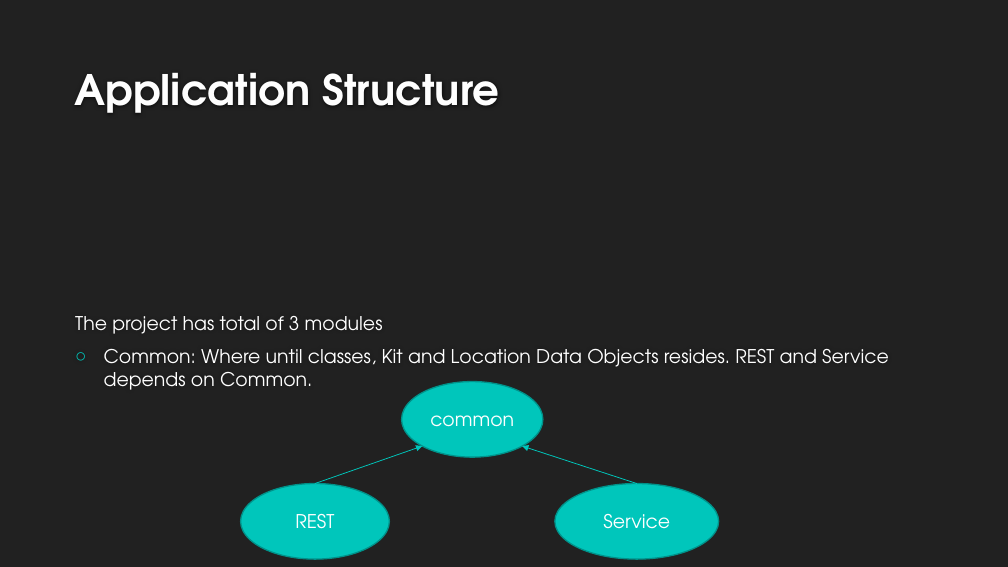
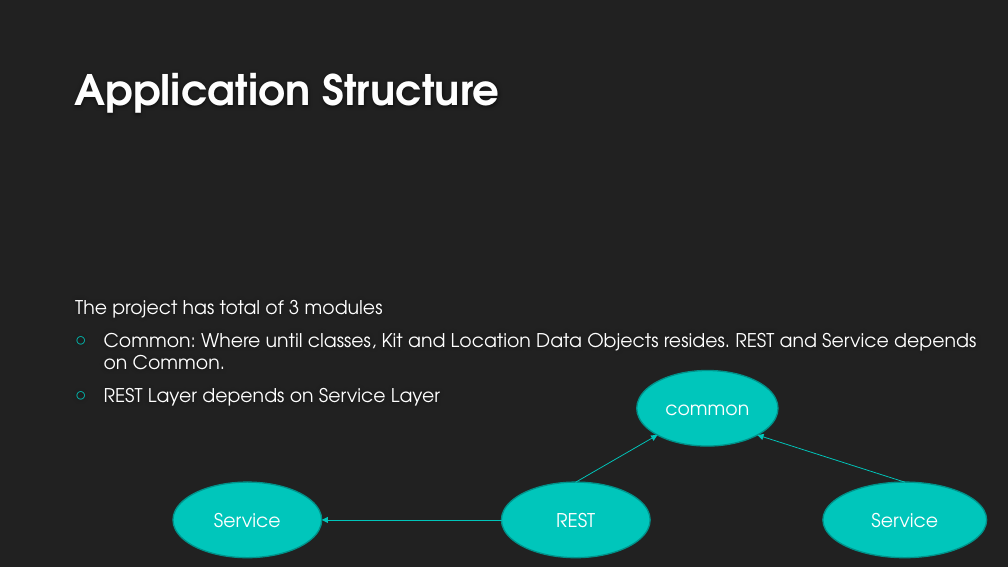
Before and after one commit to jawadkakar/Tenable, a slide deck: slide 4 of DesignDoc.pptx. Drawn at 1008x567 pixels with LibreOffice and Linux fonts; fonts in the diff are those of the drawing; background and template pictures are left out. Boxes give left, top, right and bottom in pixels: in the first picture for what was removed or moved away, otherwise in the second. Text is boxed around its words. In the diff, an @@ line names an element or a change of style, - is before the commit and + after.

Commit message:
added more detail.

```diff
--- a/DesignDoc.pptx
+++ b/DesignDoc.pptx
@@ text at <box>104,388,440,406</box>: paragraph added @@
+○ REST Layer depends on Service Layer
@@ ellipse "common": place and size @@
-ellipse "common" at <box>402,382,543,457</box>
+ellipse "common" at <box>637,371,778,446</box>
@@ arrow moved from (315, 484) - (423, 446) to (576, 482) - (658, 435) @@
@@ arrow moved from (637, 484) - (523, 446) to (905, 482) - (758, 435) @@
@@ ellipse added at <box>173,482,322,558</box>, fill #00C6BB, outline #00928A 1.25 pt, 18 pt, text #FFFFFF @@
+Service
@@ ellipse "REST": place and size @@
-ellipse "REST" at <box>240,484,389,560</box>
+ellipse "REST" at <box>501,482,650,558</box>
@@ ellipse "Service": place and size @@
-ellipse "Service" at <box>555,484,719,560</box>
+ellipse "Service" at <box>823,482,987,558</box>
@@ arrow added from (501, 520) to (322, 520), #00C6BB 0.75 pt @@
```
